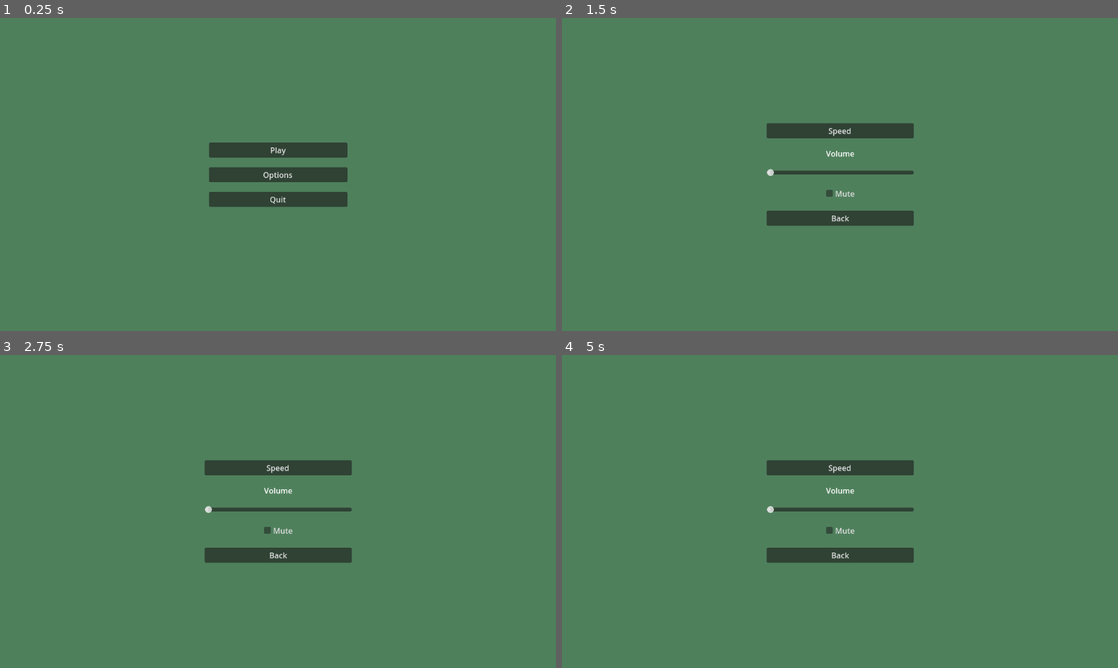
Above: before the commit, frames 1-4 (two rows, left to right).
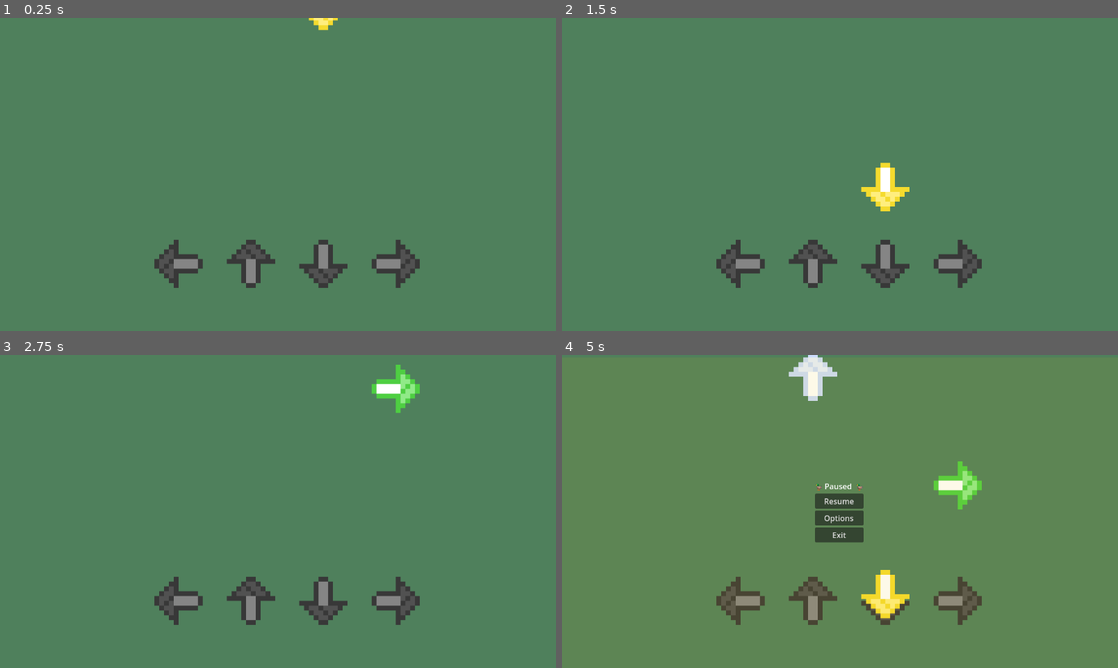
Above: after the commit, the same moments.

Repository: DIceEvYo/KamoGameKamo
Game: Godot game, scene res://scenes/game.tscn
Two runs of this game, one before a commit and one after it. Both use one fixed random seed, a clock stepped at 60 frames per second and the inputs below. Before the commit the project starts from res://scenes/menu.tscn.
Inputs (mouse positions are in pixels of both pictures, inside the frame that each line leads up to):
- Up to frame 1 (0.25 s): no input
- Up to frame 2 (1.5 s): click (840, 174) at 0.5 s, where only the run before the commit has a clickable "Options"; hold Right (ui_right) from 1.28 s (still down)
- Up to frame 3 (2.75 s): release Right (ui_right) at 2.03 s; hold Down (ui_down) from 2.03 s (still down)
- Up to frame 4 (5 s): release Down (ui_down) at 2.78 s; hold Right (ui_right) 2.78-3.53 s; hold Up (ui_up) 3.53-4.28 s; hold Left (ui_left) from 4.28 s (still down); tap Escape (Pause, bound only after the commit) at 4.9 s

The runs differ from the first frame. In frame 1, 6.3% of the frame differs, in the area x 27-76%, y 0-87%; in frame 2, 6.3%; in frame 3, 6.3%; in frame 4, 8.2%.

Commit message:
Created pause menu but experiencing problem getting pause menu to work after entering game from main menu

Diff:
--- a/project.godot
+++ b/project.godot
@@ -11,9 +11,13 @@
 [application]
 
 config/name="鴨ゲームかも"
-run/main_scene="uid://cjpntnaqddbji"
+run/main_scene="uid://dtxm5o70bxtte"
 config/features=PackedStringArray("4.4", "GL Compatibility")
 config/icon="res://icon.svg"
+
+[autoload]
+
+GameManager="*res://scripts/game_manager.gd"
 
 [display]
 
@@ -25,6 +29,14 @@
 &"animation/fps": 60.0
 }
 
+[input]
+
+Pause={
+"deadzone": 0.5,
+"events": [Object(InputEventKey,"resource_local_to_scene":false,"resource_name":"","device":0,"window_id":0,"alt_pressed":false,"shift_pressed":false,"ctrl_pressed":false,"meta_pressed":false,"pressed":false,"keycode":0,"physical_keycode":4194305,"key_label":0,"unicode":0,"location":0,"echo":false,"script":null)
+]
+}
+
 [rendering]
 
 renderer/rendering_method="gl_compatibility"
--- a/scenes/Level1.tscn
+++ b/scenes/Level1.tscn
@@ -13,7 +13,6 @@
 [node name="DuckMoosic" type="AudioStreamPlayer" parent="."]
 stream = ExtResource("1_rjav5")
 volume_db = -10.0
-autoplay = true
 
 [node name="Left_Sensor" type="Sprite2D" parent="."]
 texture_filter = 1
--- /dev/null
+++ b/scenes/game.tscn
@@ -0,0 +1,15 @@
+[gd_scene load_steps=3 format=3 uid="uid://dtxm5o70bxtte"]
+
+[ext_resource type="PackedScene" uid="uid://dxgm4irgc77we" path="res://scenes/Level1.tscn" id="2_iywne"]
+[ext_resource type="PackedScene" uid="uid://dewldqjxnsibk" path="res://scenes/pause_menu.tscn" id="3_p57ef"]
+
+[node name="GameManager" type="Node2D"]
+process_mode = 3
+
+[node name="Level1" parent="." instance=ExtResource("2_iywne")]
+process_mode = 3
+
+[node name="CanvasLayer" type="CanvasLayer" parent="."]
+
+[node name="PauseMenu" parent="CanvasLayer" instance=ExtResource("3_p57ef")]
+process_mode = 3
--- a/scenes/main.tscn
+++ /dev/null
@@ -1,3 +0,0 @@
-[gd_scene format=3 uid="uid://caugp3ud0ckau"]
-
-[node name="Main" type="Node2D"]
--- a/scenes/options.tscn
+++ b/scenes/options.tscn
@@ -1,6 +1,6 @@
 [gd_scene load_steps=2 format=3 uid="uid://c2k6kti5idaog"]
 
-[ext_resource type="Script" uid="uid://dbpwycv5fm7tg" path="res://scenes/options.gd" id="1_c2u1v"]
+[ext_resource type="Script" uid="uid://dbpwycv5fm7tg" path="res://scripts/options.gd" id="1_c2u1v"]
 
 [node name="Options" type="Control"]
 layout_mode = 3
--- /dev/null
+++ b/scenes/pause_menu.tscn
@@ -0,0 +1,67 @@
+[gd_scene load_steps=2 format=3 uid="uid://dewldqjxnsibk"]
+
+[ext_resource type="Script" uid="uid://5svchfdky1xm" path="res://scripts/pause_menu.gd" id="1_n87rw"]
+
+[node name="PauseMenu" type="Control"]
+process_mode = 3
+layout_mode = 3
+anchors_preset = 8
+anchor_left = 0.5
+anchor_top = 0.5
+anchor_right = 0.5
+anchor_bottom = 0.5
+offset_left = -298.5
+offset_top = -172.0
+offset_right = 298.5
+offset_bottom = 172.0
+grow_horizontal = 2
+grow_vertical = 2
+script = ExtResource("1_n87rw")
+
+[node name="ColorRect" type="ColorRect" parent="."]
+layout_mode = 1
+anchors_preset = 15
+anchor_right = 1.0
+anchor_bottom = 1.0
+offset_left = -285.0
+offset_top = -147.0
+offset_right = 334.0
+offset_bottom = 266.0
+grow_horizontal = 2
+grow_vertical = 2
+color = Color(0.913725, 0.74902, 0, 0.0901961)
+
+[node name="GridContainer" type="GridContainer" parent="."]
+layout_mode = 1
+anchors_preset = 8
+anchor_left = 0.5
+anchor_top = 0.5
+anchor_right = 0.5
+anchor_bottom = 0.5
+offset_left = -52.5
+offset_top = -64.0
+offset_right = 52.5
+offset_bottom = 64.0
+grow_horizontal = 2
+grow_vertical = 2
+
+[node name="Label" type="Label" parent="GridContainer"]
+layout_mode = 2
+text = "🦆 Paused  🦆"
+horizontal_alignment = 1
+
+[node name="ResumeButton" type="Button" parent="GridContainer"]
+layout_mode = 2
+text = "Resume"
+
+[node name="OptionsButton" type="Button" parent="GridContainer"]
+layout_mode = 2
+text = "Options"
+
+[node name="ExitButton" type="Button" parent="GridContainer"]
+layout_mode = 2
+text = "Exit"
+
+[connection signal="pressed" from="GridContainer/ResumeButton" to="." method="_on_resume_button_pressed"]
+[connection signal="pressed" from="GridContainer/OptionsButton" to="." method="_on_options_button_pressed"]
+[connection signal="pressed" from="GridContainer/ExitButton" to="." method="_on_exit_button_pressed"]
--- /dev/null
+++ b/scripts/pause_menu.gd
@@ -0,0 +1,27 @@
+extends Control
+
+var _is_paused : bool = false:
+	set = set_paused
+
+func _ready():
+	_is_paused = false
+
+func _unhandled_input(event: InputEvent) -> void:
+	if event.is_action_pressed("Pause"):
+		_is_paused = !_is_paused
+
+func set_paused(value : bool):
+	_is_paused = value
+	get_tree().paused = _is_paused
+	visible = _is_paused
+
+func _on_resume_button_pressed() -> void:
+	_is_paused = false
+
+func _on_options_button_pressed() -> void:
+	_is_paused = false
+	get_tree().change_scene_to_file("res://scenes/options.tscn")
+
+func _on_exit_button_pressed() -> void:
+	_is_paused = false
+	get_tree().change_scene_to_file("res://scenes/menu.tscn")
Renamed: scenes/options.gd -> scripts/options.gd
Renamed: scenes/options.gd.uid -> scripts/options.gd.uid
Not shown, added: scripts/pause_menu.gd.uid
